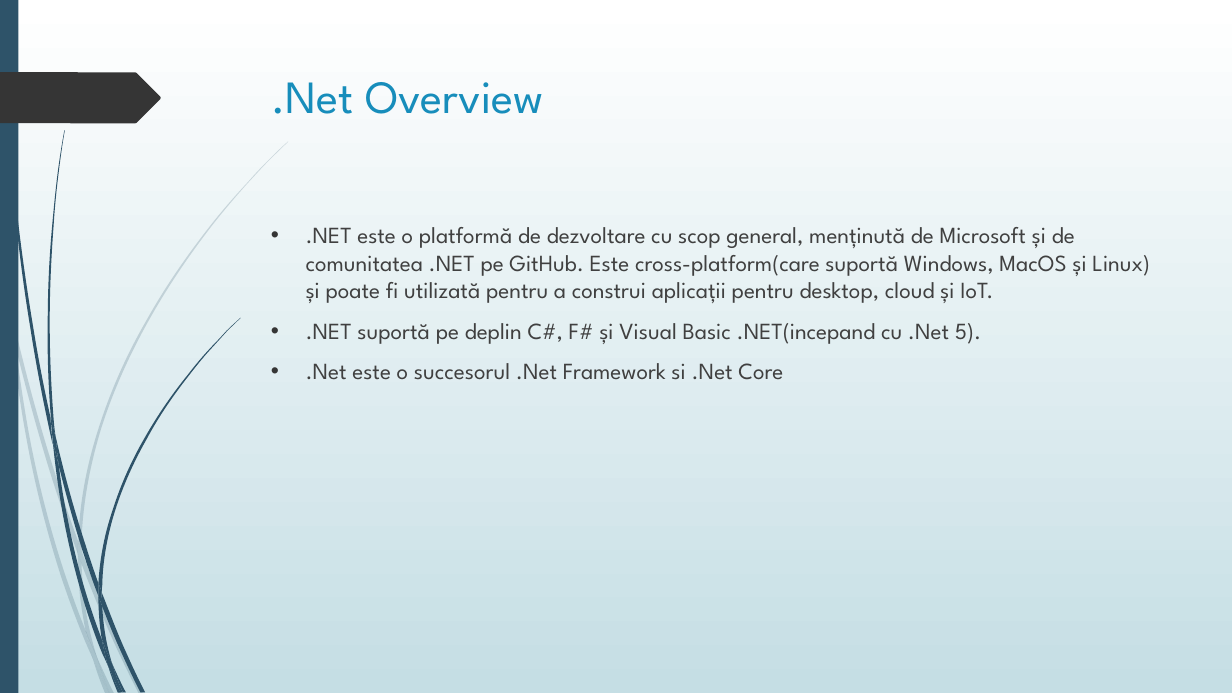
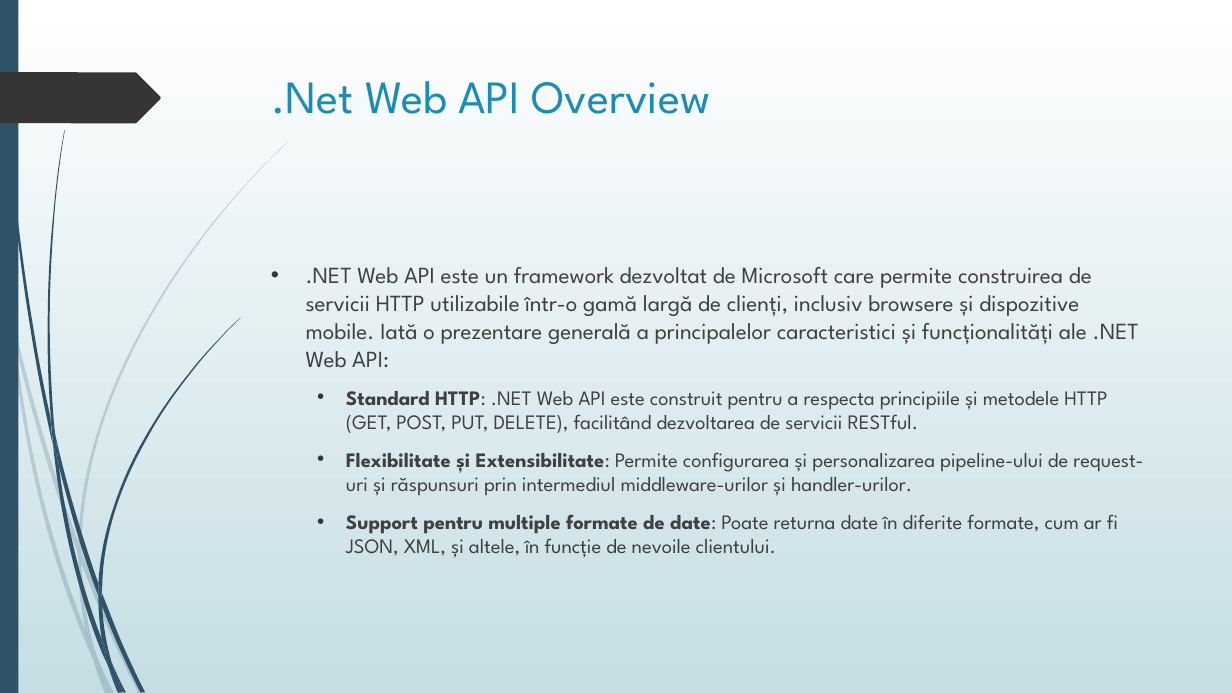
Before and after one commit to cchw01/cursuripractica2024, a slide deck: slide 2 of Curs C#/PrezentareNetCoreEFCore 2 1.pptx. Drawn at 1232x693 pixels with LibreOffice and Linux fonts; fonts in the diff are those of the drawing. Boxes give left, top, right and bottom in pixels: in the first picture for what was removed or moved away, otherwise in the second. Text is boxed around its words. In the diff, an @@ line names an element or a change of style, - is before the commit and + after.

```diff
--- a/Curs C#/PrezentareNetCoreEFCore 2 1.pptx
+++ b/Curs C#/PrezentareNetCoreEFCore 2 1.pptx
@@ title at (271, 81, 711, 114): text changed @@
-.Net Overview
+.Net Web API Overview
@@ text at (306, 267, 1143, 558): text changed; size 18 to 16 pt @@
-• .NET este o platformă de dezvoltare cu scop general, menținută de Microsoft și de comunitatea .NET pe GitHub. Este cross-platform(care suportă Windows, MacOS și Linux) și poate fi utilizată pentru a construi aplicații pentru desktop, cloud și IoT.
-• .NET suportă pe deplin C#, F# și Visual Basic .NET(incepand cu .Net 5).
-• .Net este o succesorul .Net Framework si .Net Core
+• .NET Web API este un framework dezvoltat de Microsoft care permite construirea de servicii HTTP utilizabile într-o gamă largă de clienți, inclusiv browsere și dispozitive mobile. Iată o prezentare generală a principalelor caracteristici și funcționalități ale .NET Web API:
+  • Standard HTTP: .NET Web API este construit pentru a respecta principiile și metodele HTTP (GET, POST, PUT, DELETE), facilitând dezvoltarea de servicii RESTful.
+  • Flexibilitate și Extensibilitate: Permite configurarea și personalizarea pipeline-ului de request-uri și răspunsuri prin intermediul middleware-urilor și handler-urilor.
+  • Support pentru multiple formate de date: Poate returna date în diferite formate, cum ar fi JSON, XML, și altele, în funcție de nevoile clientului.
```
Also in this commit, not shown: 7 other slides changed, 14 slides added, 22 slides removed.
